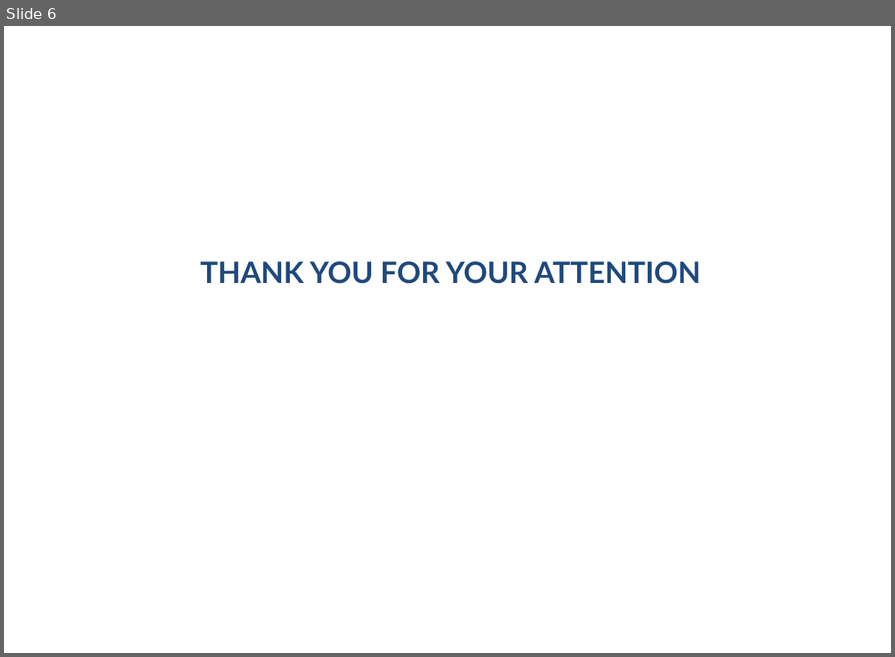
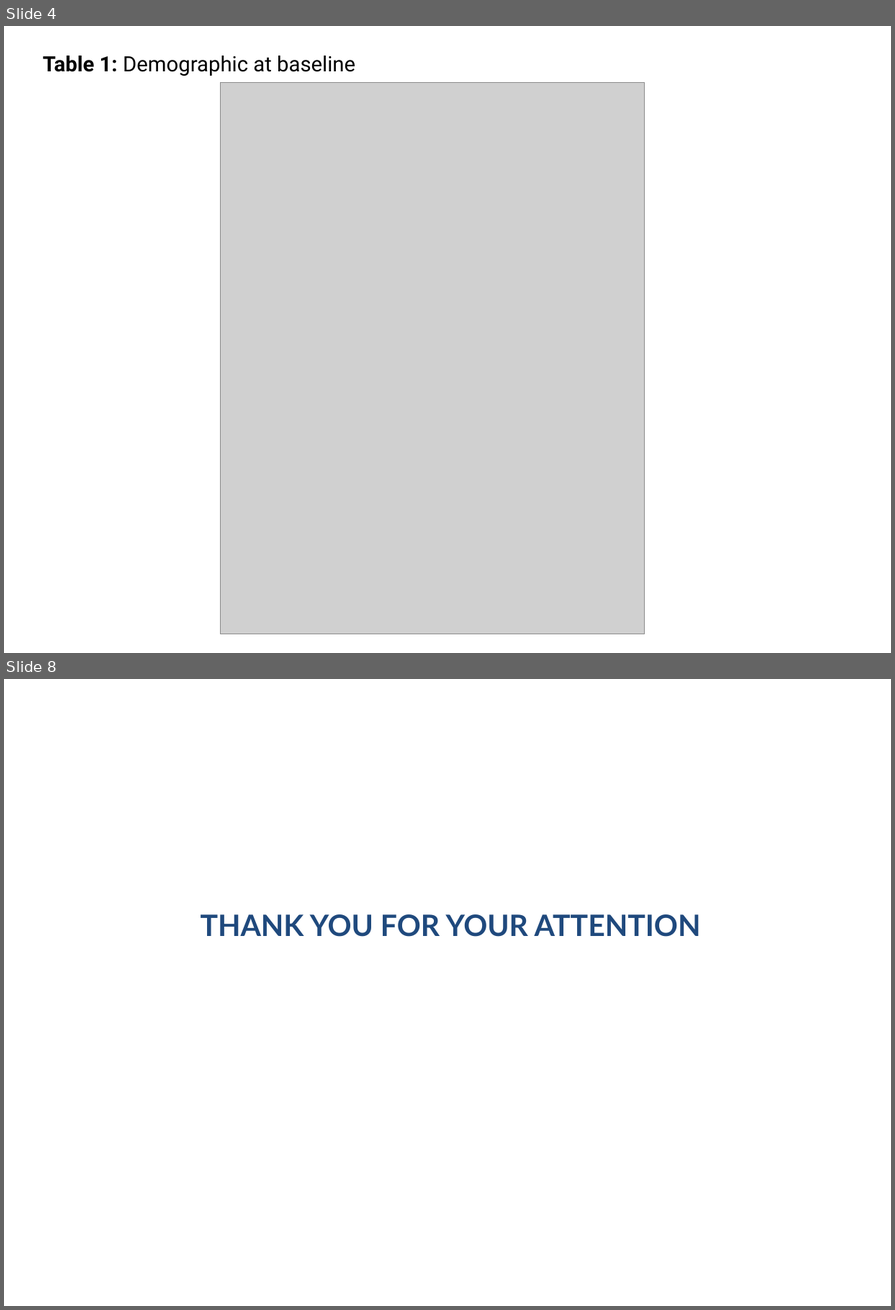
Before and after one commit to tranleminhtrial5/LongitudinalNC, a slide deck: Prospective Study MCI BIA.pptx. Shown one above the other, each under a label of ours: slide 6 before the commit, slides 4 and 8 after it; the slides between them are not shown. The pictures are 895x657 and 895x1310 pixels, drawn with LibreOffice and Linux fonts; fonts in the diff are those of the drawing; grey boxes stand for pictures; background and template pictures are left out. Boxes give left, top, right and bottom in pixels: in the first picture for what was removed or moved away, otherwise in the second. Text is boxed around its words. In the diff, an @@ line names an element or a change of style, - is before the commit and + after.

```diff
--- a/Prospective Study MCI BIA.pptx
+++ b/Prospective Study MCI BIA.pptx
@@ slide 4 added at box(4, 26, 891, 653), background picture (left out) @@
@@ text added at box(43, 56, 355, 76), 20 pt, text #000000 @@
+Table 1: Demographic at baseline
@@ picture added at box(220, 83, 644, 634) @@
@@ what was slide 6 is now slide 8 @@
```
Also in this commit, not shown: 3 slides changed, 3 other slides added, 2 slides removed, 5 other files.
